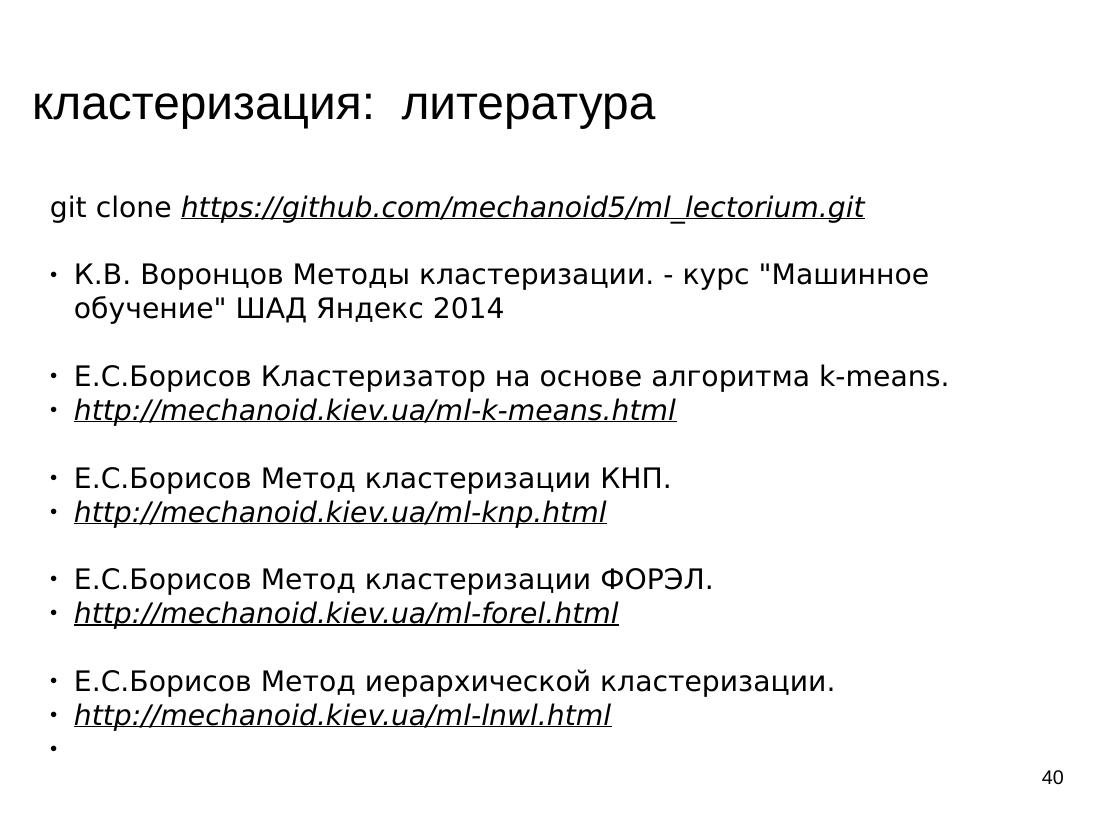
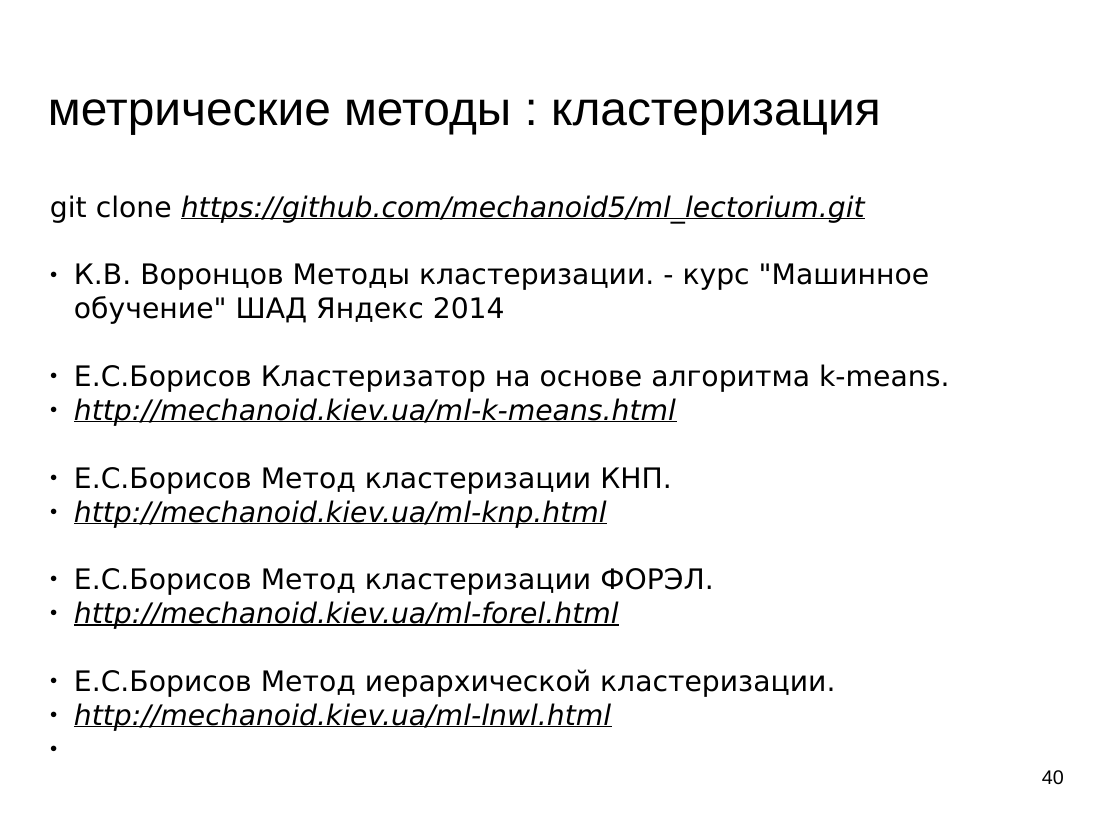
Before and after one commit to mechanoid5/ml_lectorium_legacy, a slide deck: slide 40 of 04-cluster.odp. Drawn at 1120x840 pixels with LibreOffice and Linux fonts; fonts in the diff are those of the drawing; background and template pictures are left out. Boxes give left, top, right and bottom in pixels: in the first picture for what was removed or moved away, otherwise in the second. Text is boxed around its words. In the diff, an @@ line names an element or a change of style, - is before the commit and + after.

```diff
--- a/04-cluster.odp
+++ b/04-cluster.odp
@@ title at [48,99,881,134]: text changed @@
-кластеризация: литература
+метрические методы : кластеризация
```
Also in this commit, not shown: 39 other slides changed, 3 other files.
